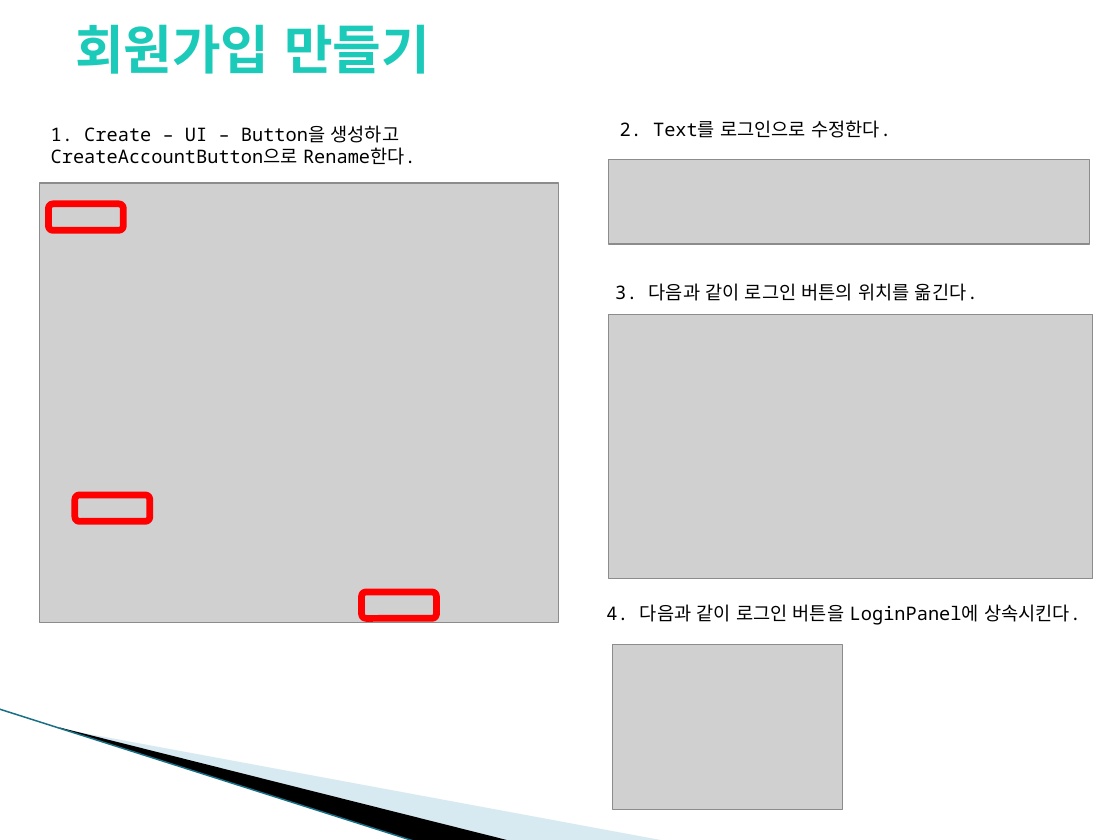
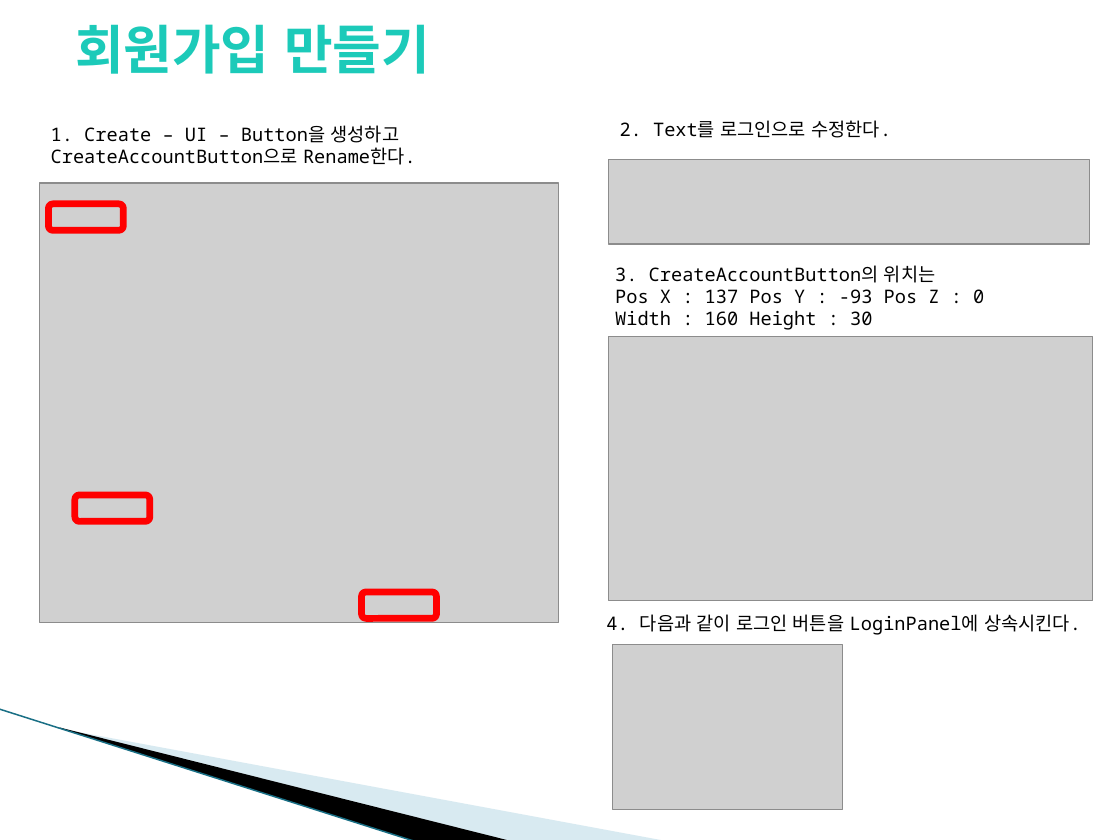
Before and after one commit to YounSJ/Unity_SQLite, a slide deck: slide 30 of Unity_SQLite.pptx (slide 25 before the commit). Drawn at 1120x840 pixels with LibreOffice and Linux fonts; fonts in the diff are those of the drawing; grey boxes stand for pictures; background and template pictures are left out. Boxes give left, top, right and bottom in pixels: in the first picture for what was removed or moved away, otherwise in the second. Text is boxed around its words. In the diff, an @@ line names an element or a change of style, - is before the commit and + after.

```diff
--- a/Unity_SQLite.pptx
+++ b/Unity_SQLite.pptx
@@ text at (615,265,984,330): text changed @@
-3. 다음과 같이 로그인 버튼의 위치를 옮긴다.
+3. CreateAccountButton의 위치는
+Pos X : 137 Pos Y : -93 Pos Z : 0
+Width : 160 Height : 30
@@ picture: place and size @@
-picture at (608,315,1092,579)
+picture at (608,336,1092,600)
@@ text "4. 다음과 같이 로그인 버튼을 ...": place and size @@
-text "4. 다음과 같이 로그인 버튼을 ..." at (606,604,1081,625)
+text "4. 다음과 같이 로그인 버튼을 ..." at (606,614,1081,635)
```
Also in this commit, not shown: 9 other slides changed, 10 slides added, 1 other file.
